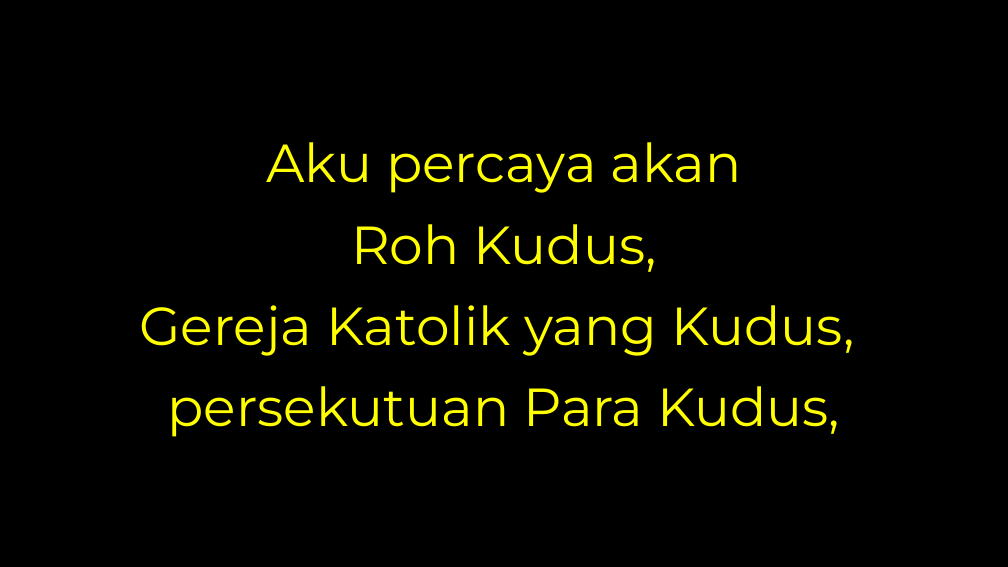
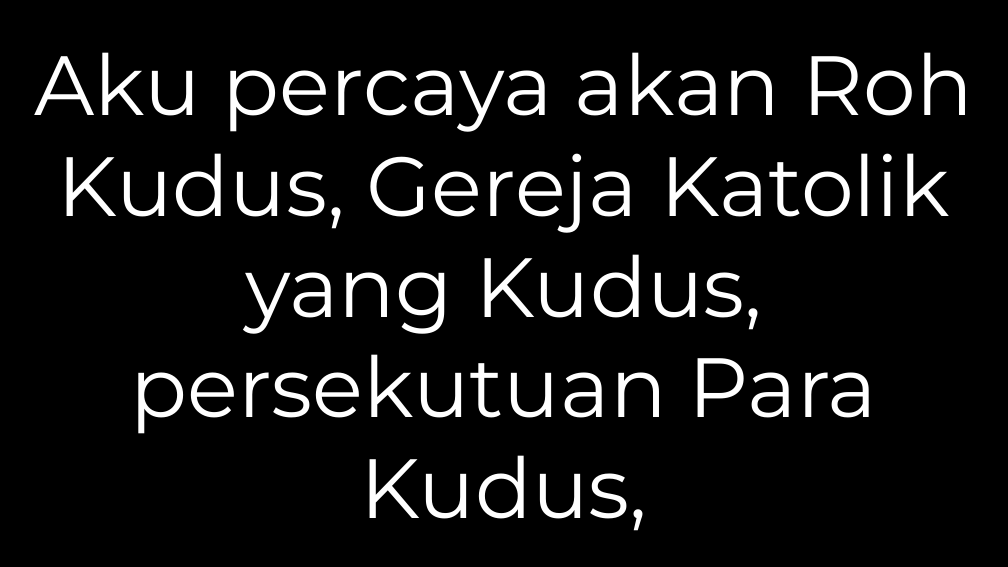
Before and after one commit to laurensius/Slide_Misa_KRC, a slide deck: slide 33 of 2020 11 tanggal 2 Misa Arwah/Slide Misa Arwah.pptx. Drawn at 1008x567 pixels with LibreOffice and Linux fonts; fonts in the diff are those of the drawing; background and template pictures are left out. Boxes give left, top, right and bottom in pixels: in the first picture for what was removed or moved away, otherwise in the second. Text is boxed around its words. In the diff, an @@ line names an element or a change of style, - is before the commit and + after.

```diff
--- a/2020 11 tanggal 2 Misa Arwah/Slide Misa Arwah.pptx
+++ b/2020 11 tanggal 2 Misa Arwah/Slide Misa Arwah.pptx
@@ text at [35, 52, 973, 531]: text changed; size 51 to 80 pt; text colour #FFFF00 to #FFFFFF @@
-Aku percaya akan
-Roh Kudus,
-Gereja Katolik yang Kudus,
-persekutuan Para Kudus,
+Aku percaya akan Roh Kudus, Gereja Katolik yang Kudus, persekutuan Para Kudus,
```
Also in this commit, not shown: 31 other slides changed, 1 slide added, 2 slides removed, 10 other files.
